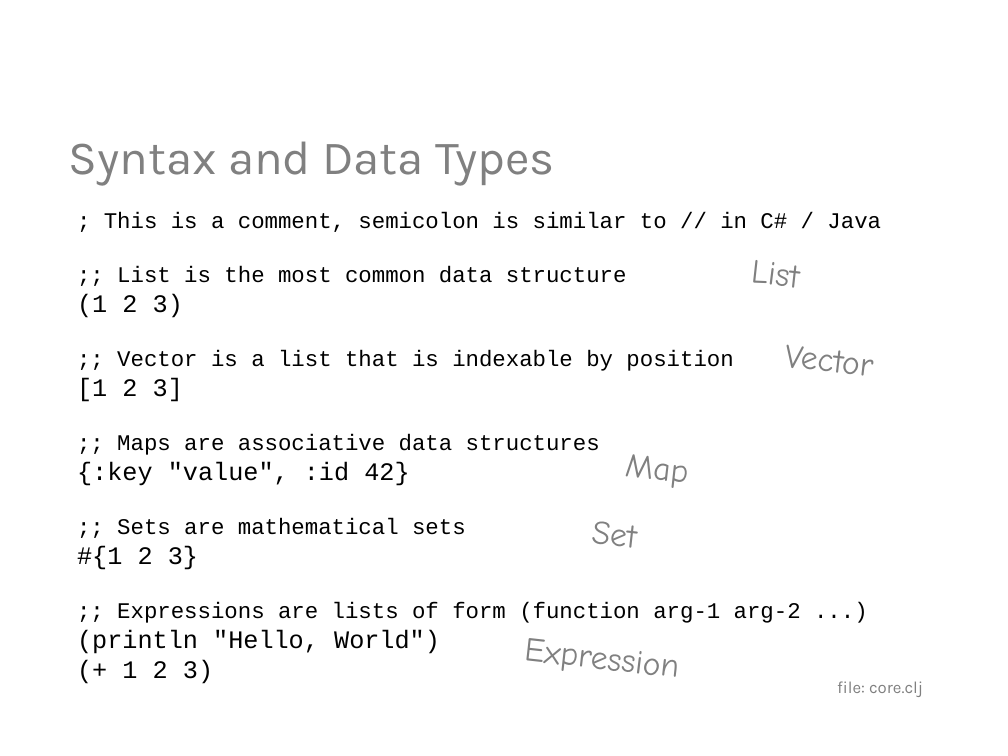
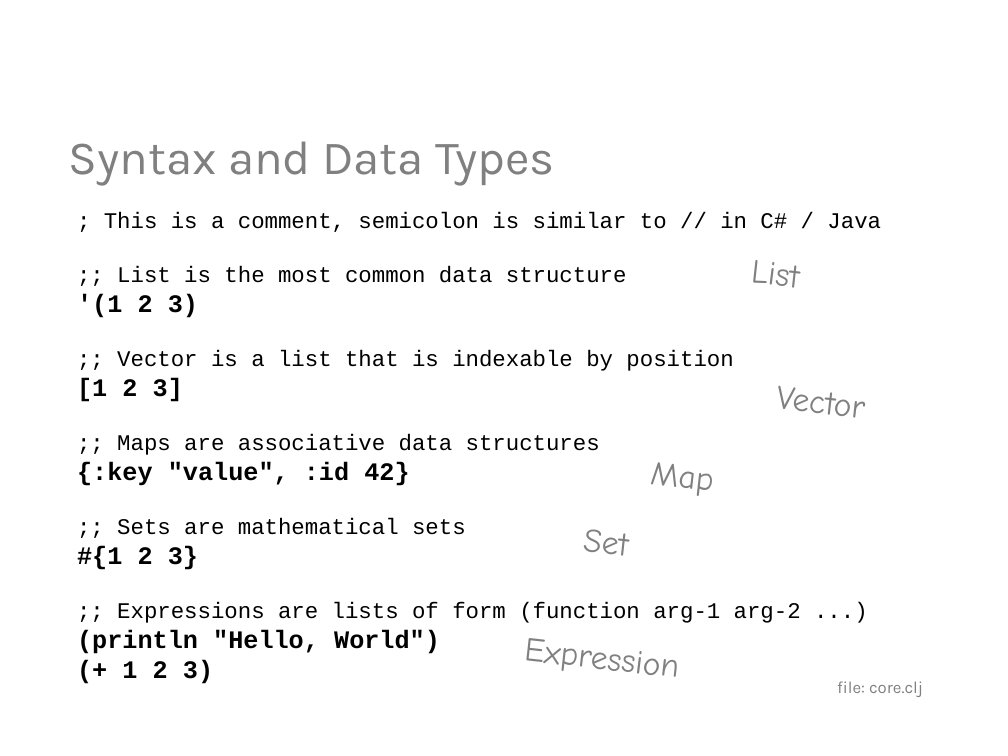
Before and after one commit to mjul/clojure-in-10-mins, a slide deck: slide 3 of Clojure in 10 minutes.pptx. Drawn at 1008x756 pixels with LibreOffice and Linux fonts; fonts in the diff are those of the drawing; background and template pictures are left out. Boxes give left, top, right and bottom in pixels: in the first picture for what was removed or moved away, otherwise in the second. Text is boxed around its words. In the diff, an @@ line names an element or a change of style, - is before the commit and + after.

```diff
--- a/Clojure in 10 minutes.pptx
+++ b/Clojure in 10 minutes.pptx
@@ text at bbox=[77, 293, 198, 318]: text changed; bold on @@
-(1 2 3)
+'(1 2 3)
@@ text at bbox=[77, 377, 440, 684]: bold on in "[1 2 3]", "{:key "value", :id 42}", "#{1 2 3}", "(println "Hello, World")" and 1 more places @@
@@ text "Vector": place and size @@
-text "Vector" at bbox=[784, 345, 872, 376]
+text "Vector" at bbox=[776, 386, 864, 418]
@@ text "Map": place and size @@
-text "Map" at bbox=[624, 454, 687, 488]
+text "Map" at bbox=[650, 462, 713, 496]
@@ text "Set": place and size @@
-text "Set" at bbox=[591, 521, 636, 548]
+text "Set" at bbox=[582, 529, 627, 556]
```
Also in this commit, not shown: 4 other slides changed, 1 slide added, 3 other files.
